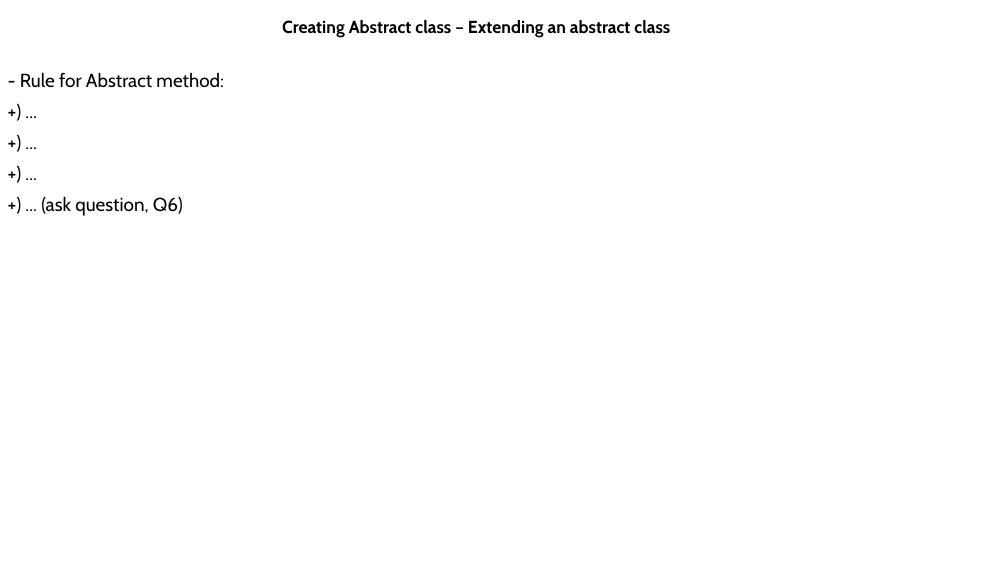
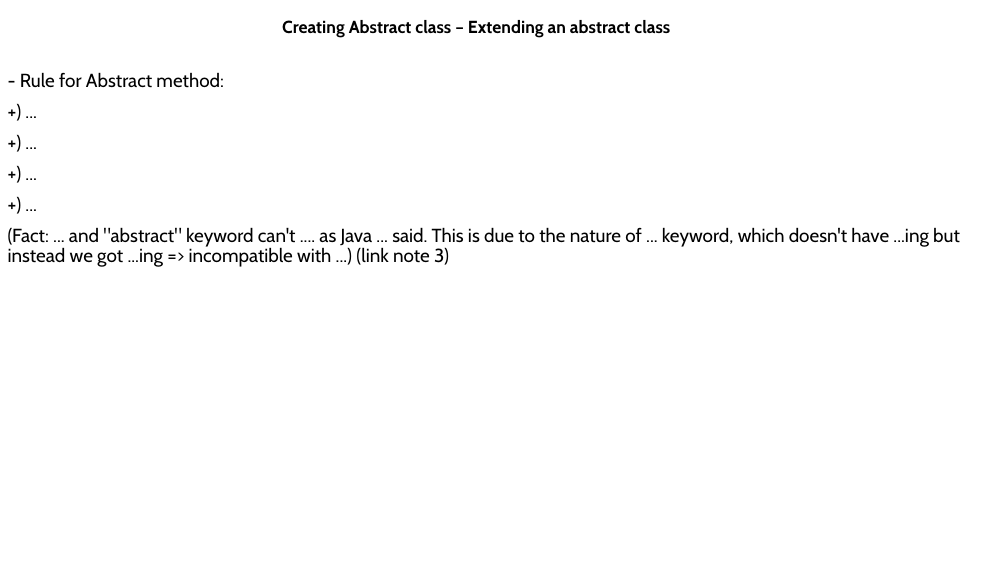
Before and after one commit to MaiDinhVinh/CS-Java, a slide deck: slide 24 of self-study resources/J8SE1/Chapter 5 - Class Design.pptx (slide 21 before the commit). Drawn at 1008x567 pixels with LibreOffice and Linux fonts; fonts in the diff are those of the drawing. Boxes give left, top, right and bottom in pixels: in the first picture for what was removed or moved away, otherwise in the second. Text is boxed around its words. In the diff, an @@ line names an element or a change of style, - is before the commit and + after.

```diff
--- a/self-study resources/J8SE1/Chapter 5 - Class Design.pptx
+++ b/self-study resources/J8SE1/Chapter 5 - Class Design.pptx
@@ text at (x1=8, y1=227, x2=960, y2=267): text changed @@
-+) ... (ask question, Q6)
++) ...
+(Fact: ... and "abstract" keyword can't .... as Java ... said. This is due to the nature of ... keyword, which doesn't have ...ing but instead we got ...ing => incompatible with ...) (link note 3)
```
Also in this commit, not shown: 2 other slides changed, 11 slides added.
